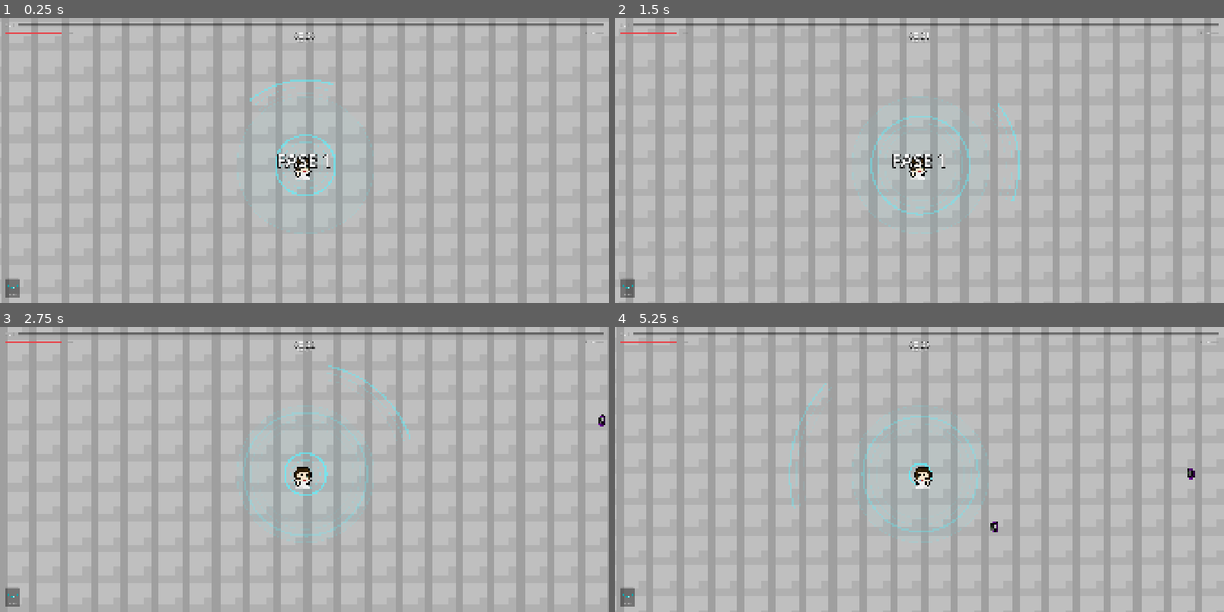
Above: before the commit, frames 1-4 (two rows, left to right).
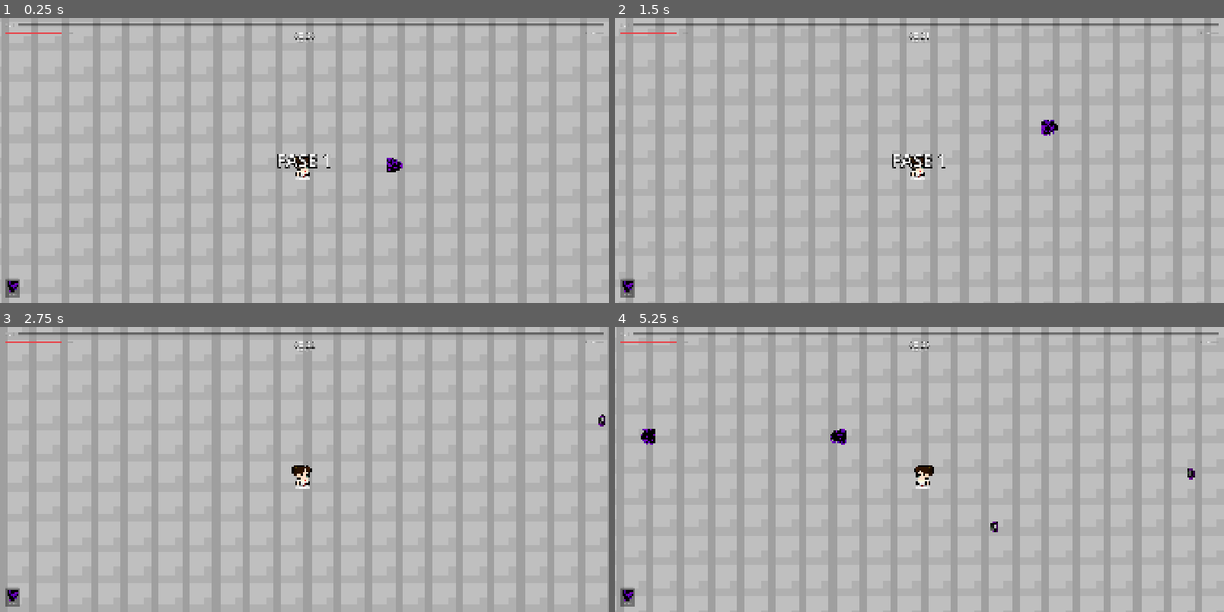
Above: after the commit, the same moments.

Repository: leolilaia/GuerraTecnologica
Game: Godot game, scene res://scenes/main/main_arena.tscn
The game is run twice, just before and just after one commit, with the same random seed, the same clock (stepped at 60 frames per second) and the same inputs.
Inputs (mouse positions are in pixels of both pictures, inside the frame that each line leads up to):
- Up to frame 1 (0.25 s): no input
- Up to frame 2 (1.5 s): move the mouse to (1053, 146) at 0.52 s; hold D (move_right) 0.53-1.28 s; click (1053, 146) at 0.67 s; move the mouse to (797, 174) at 1.27 s; hold S (move_down) from 1.28 s (still down)
- Up to frame 3 (2.75 s): move the mouse to (365, 406) at 2.02 s; release S (move_down) at 2.03 s; hold D (move_right) from 2.03 s (still down)
- Up to frame 4 (5.25 s): move the mouse to (889, 526) at 2.77 s; release D (move_right) at 2.78 s; hold W (move_up) 2.78-3.53 s; click (889, 526) at 2.92 s; move the mouse to (1102, 512) at 3.52 s; hold A (move_left) 3.53-5.03 s; move the mouse to (736, 426) at 4.27 s; move the mouse to (949, 469) at 5.02 s; hold S (move_down) from 5.03 s (still down); click (949, 469) at 5.17 s

The runs differ from the first frame. In frame 1, 0.6% of the frame differs, in the area x 1-67%, y 21-97%; in frame 2, 0.8%; in frame 3, 0.9%; in frame 4, 1.0%, in the area x 1-60%, y 19-97%.

Commit message:
Arena começa com a Ada

Diff:
--- a/scenes/main/main_arena.tscn
+++ b/scenes/main/main_arena.tscn
@@ -3,8 +3,8 @@
 [ext_resource type="PackedScene" uid="uid://bsqp07cqq1mr8" path="res://scenes/world/world_generator.tscn" id="1_ktrib"]
 [ext_resource type="PackedScene" uid="uid://dmcme03bjx7n6" path="res://scenes/player/player.tscn" id="2_igey7"]
 [ext_resource type="PackedScene" uid="uid://1640r0stkje4" path="res://scenes/enemies/celular.tscn" id="3_igey7"]
+[ext_resource type="Resource" path="res://resources/characters/ada_lovelace.tres" id="4_0ufpx"]
 [ext_resource type="Script" uid="uid://bxqgfkwe2thvm" path="res://scripts/enemies/wave_manager.gd" id="4_i1fls"]
-[ext_resource type="Resource" path="res://resources/characters/hedy_lamarr.tres" id="4_vy0at"]
 [ext_resource type="PackedScene" path="res://scenes/ui/hud.tscn" id="4_y7d6u"]
 [ext_resource type="PackedScene" uid="uid://bovr3b75702ej" path="res://scenes/enemies/smartwatch.tscn" id="6_hquk5"]
 [ext_resource type="Script" uid="uid://bacbdgilgvb2y" path="res://scripts/player/player_spawner.gd" id="6_spawner"]
@@ -20,7 +20,7 @@
 [node name="PlayerSpawner" type="Node2D" parent="." unique_id=1048639801]
 script = ExtResource("6_spawner")
 player_scene = ExtResource("2_igey7")
-character = ExtResource("4_vy0at")
+character = ExtResource("4_0ufpx")
 
 [node name="HUD" parent="." unique_id=1340031289 node_paths=PackedStringArray("wave_manager") instance=ExtResource("4_y7d6u")]
 wave_manager = NodePath("../WaveManager")
